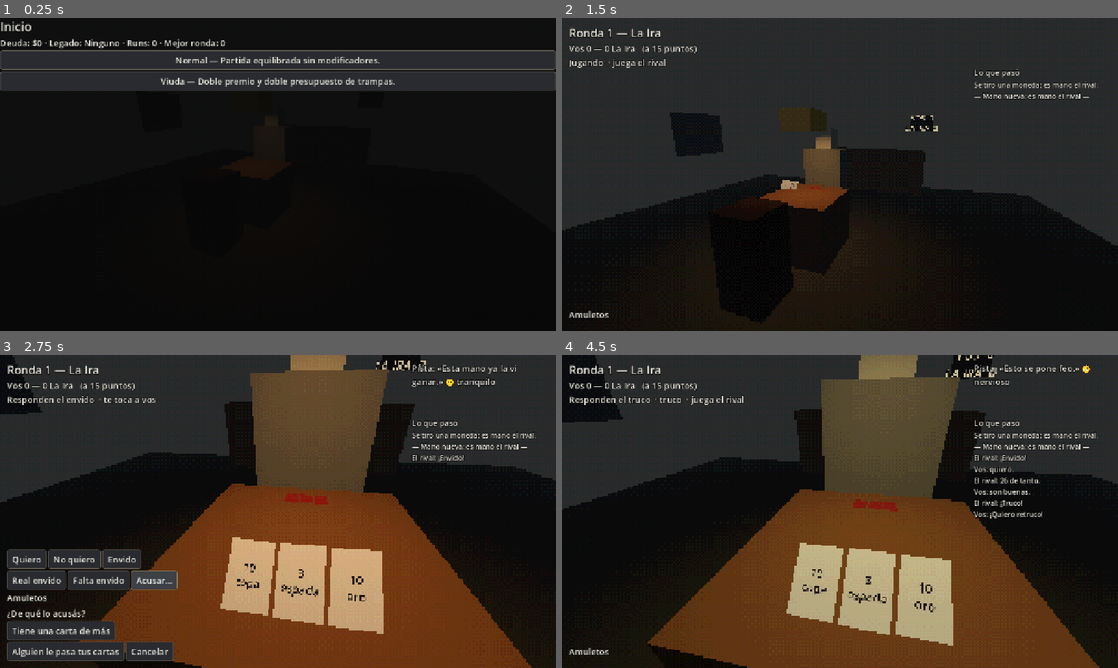
Above: before the commit, frames 1-4 (two rows, left to right).
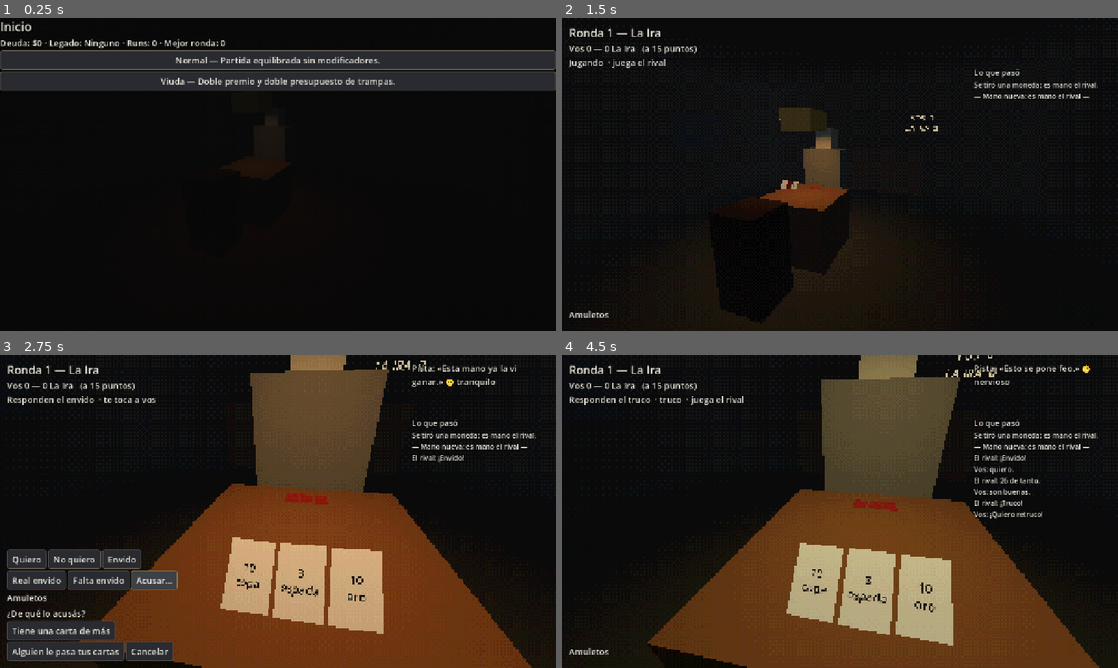
Above: after the commit, the same moments.

Repository: JoakoZarza/paye
Game: Godot game, scene res://ui/main.tscn
Two runs of this game, one before a commit and one after it. Both use one fixed random seed, a clock stepped at 60 frames per second and the inputs below.
Inputs:
- Up to frame 1 (0.25 s): no input
- Up to frame 2 (1.5 s): click "Normal — Partida equilibrada …" at 0.5 s; click "Sentarse" at 1.25 s
- Up to frame 3 (2.75 s): click "Acusar…" at 2 s
- Up to frame 4 (4.5 s): click "Quiero" at 2.75 s; click "Son buenas" at 3.5 s; click "Quiero retruco" at 4.25 s

The runs differ from the first frame. In frame 2, 40% of the frame differs, in the area x 0-100%, y 0-73%; in frame 3, 21%; in frame 4, 22%.

Commit message:
fix(world): lo de la revisión del Plan 7
Habitación visible con PS1 (shader de dos caras), la carta se redibuja
después del Marcador, un solo movimiento por carta, giro de cámara con
tope, popups que no tapan clics, PS1 en cada hueco, cámara que reintenta
si falta un marcador y presupuesto de assets con la escala de la raíz.

Co-Authored-By: Claude Opus 5.5 <noreply@anthropic.com>

Diff:
--- a/tests/world/test_assets_budget.gd
+++ b/tests/world/test_assets_budget.gd
@@ -91,13 +91,16 @@
 	assert_true(absf(bounds.position.y) <= 0.05, "%s no está apoyado en Y=0 (base en %.2f m)" % [file_name, bounds.position.y])
 
 
-## Transformación de node relativa a root (el modelo no está en el árbol de escena).
+## Transformación de node hasta el padre de root, incluida la escala de la raíz
+## (el modelo no está en el árbol de escena).
 func _transform_to(root: Node3D, node: Node3D) -> Transform3D:
 	var t := Transform3D.IDENTITY
 	var current: Node = node
-	while current != null and current != root:
+	while current != null:
 		if current is Node3D:
 			t = (current as Node3D).transform * t
+		if current == root:
+			break
 		current = current.get_parent()
 	return t
 
--- a/tests/world/test_card_3d.gd
+++ b/tests/world/test_card_3d.gd
@@ -33,3 +33,17 @@
 	watch_signals(card_3d)
 	card_3d.press()
 	assert_signal_emitted_with_parameters(card_3d, "clicked", [1])
+
+func test_el_marcador_vuelve_vieja_la_cara() -> void:
+	var card := Card.new(Card.Suit.COPA, 7)
+	var card_3d := load("res://world/card_3d.tscn").instantiate() as Card3D
+	card_3d.setup_card(card, 0, false)
+	add_child_autofree(card_3d)
+	assert_false(card_3d.face_is_stale(card))
+	var modifier := CardModifier.new()
+	modifier.new_number = 4
+	card.add_modifier(modifier)
+	assert_true(card_3d.face_is_stale(card))
+	card_3d.reveal(card)
+	assert_false(card_3d.face_is_stale(card))
+	assert_eq((card_3d.get_node("FaceLabel") as Label3D).text, "4\ncopa")
--- a/ui/main.gd
+++ b/ui/main.gd
@@ -29,6 +29,7 @@
 	view.configure(ps1)
 	add_child(view)
 	bar = (load(BAR_SCENE) as PackedScene).instantiate() as Bar3D
+	bar.ps1 = ps1
 	view.add_world(bar)
 	if ps1:
 		Ps1Material.apply(bar)
--- a/ui/screens/table_screen.gd
+++ b/ui/screens/table_screen.gd
@@ -300,6 +300,7 @@
 	for o in presenter.accuse_options():
 		_button(row, o["text"], _accuse.bind(o["accusation"])).name = o["name"]
 	_button(row, "Cancelar", _popup_close)
+	_popup_built()
 
 
 func _accuse(acc: Accusation) -> void:
@@ -353,6 +354,7 @@
 		_use_amulet(&"marker", {"card_index": card.get_selected_id(), "number": number.get_selected_id(),
 			"suit": suit.get_selected_id()}))
 	_button(row, "Cancelar", _popup_close)
+	_popup_built()
 
 
 func _show_spare() -> void:
@@ -373,6 +375,12 @@
 			args["choice"] = choice.get_selected_id()
 		_use_amulet(&"spare_deck", args))
 	_button(row, "Cancelar", _popup_close)
+	_popup_built()
+
+
+func _popup_built() -> void:
+	if world != null:
+		_let_clicks_through(_popup_box)
 
 
 func _popup_close() -> void:
--- a/world/asset_slot.gd
+++ b/world/asset_slot.gd
@@ -9,6 +9,8 @@
 @export var placeholder_inside: bool = false
 var models_dir: String = "res://assets/models/"
 var model_ext: String = ".glb"
+## Con el filtro PS1, el modelo (o el cubo) usa su material.
+var ps1 := false
 
 var _loaded_model: Node3D
 var _placeholder: MeshInstance3D
@@ -31,8 +33,10 @@
 			if _loaded_model != null:
 				add_child(_loaded_model)
 				_apply_nearest(_loaded_model)
-				return
-	_make_placeholder()
+	if _loaded_model == null:
+		_make_placeholder()
+	if ps1:
+		Ps1Material.apply(self)
 
 
 func _make_placeholder() -> void:
--- a/world/bar_3d.gd
+++ b/world/bar_3d.gd
@@ -18,6 +18,8 @@
 	"CamSeat": Vector2(-20, 0), "CamBar": Vector2(-18, 25), "CamShop": Vector2(-20, 0),
 }
 
+## Se fija antes de entrar al árbol: los huecos aplican el filtro PS1 al cargar.
+var ps1 := false
 var _slots: Dictionary = {}
 
 
@@ -55,6 +57,7 @@
 		asset_slot.position = _vector3(data["position"])
 		asset_slot.rotation.y = deg_to_rad(float(data["rotation_y"]))
 		asset_slot.placeholder_inside = bool(data.get("inside", false))
+		asset_slot.ps1 = ps1
 		add_child(asset_slot)
 		_slots[asset_key] = asset_slot
 	_add_floor()
--- a/world/camera_rig.gd
+++ b/world/camera_rig.gd
@@ -37,10 +37,10 @@
 	var name := marker_for(phase)
 	if name == target_marker:
 		return
-	target_marker = name
 	var marker := bar.marker(String(name))
 	if marker == null:
 		return
+	target_marker = name
 	if _tween != null:
 		_tween.kill()
 	if instant or not is_inside_tree():
@@ -60,7 +60,7 @@
 	if mouse_look and target_marker == &"CamSeat" and get_viewport() != null:
 		var size := get_viewport().get_visible_rect().size
 		if size.x > 0.0 and size.y > 0.0:
-			var m := get_viewport().get_mouse_position() / size * 2.0 - Vector2.ONE
+			var m := (get_viewport().get_mouse_position() / size * 2.0 - Vector2.ONE).clamp(-Vector2.ONE, Vector2.ONE)
 			wanted = Vector2(-m.x * LOOK_YAW, -m.y * LOOK_PITCH)
 	_look = _look.lerp(wanted, clampf(delta * LOOK_SMOOTH, 0.0, 1.0))
 	# Girar sobre el eje vertical del mundo y cabecear sobre el propio, para que la
--- a/world/card_3d.gd
+++ b/world/card_3d.gd
@@ -10,6 +10,9 @@
 var _card: Card
 var _revealed: bool = false
 var _hover_tween: Tween
+var _move_tween: Tween
+## Número y palo que muestra la cara.
+var _shown := Vector2i(-1, -1)
 ## Altura de reposo; la mesa la actualiza cuando mueve la carta.
 var rest_y: float = 0.0
 ## Solo las cartas de tu mano se levantan al pasar el mouse.
@@ -70,7 +73,30 @@
 		clicked.emit(card_index)
 
 
+## Mueve la carta a su lugar; un movimiento nuevo corta al anterior y al de hover.
+func move_to(pos: Vector3, rot: Vector3, seconds: float) -> void:
+	rest_y = pos.y
+	if _move_tween != null and _move_tween.is_running():
+		_move_tween.kill()
+	if _hover_tween != null and _hover_tween.is_running():
+		_hover_tween.kill()
+	if not is_inside_tree():
+		position = pos
+		rotation = rot
+		return
+	_move_tween = create_tween().set_parallel().set_trans(Tween.TRANS_QUAD).set_ease(Tween.EASE_OUT)
+	_move_tween.tween_property(self, "position", pos, seconds)
+	_move_tween.tween_property(self, "rotation", rot, seconds)
+
+
+## La cara mostrada ya no coincide con la carta (el Marcador la cambió).
+func face_is_stale(p_card: Card) -> bool:
+	return _revealed and _shown != Vector2i(p_card.effective_number(), p_card.effective_suit())
+
+
 func set_hover(on: bool) -> void:
+	if _move_tween != null and _move_tween.is_running():
+		return
 	if _hover_tween != null and _hover_tween.is_running():
 		_hover_tween.kill()
 	_hover_tween = create_tween()
@@ -80,6 +106,7 @@
 func _show_face() -> void:
 	if _card == null or not is_inside_tree():
 		return
+	_shown = Vector2i(_card.effective_number(), _card.effective_suit())
 	var texture: Texture2D = CardTextures.face(_card)
 	if texture != null:
 		var material := StandardMaterial3D.new()
--- a/world/ps1/ps1.gdshader
+++ b/world/ps1/ps1.gdshader
@@ -1,6 +1,9 @@
 shader_type spatial;
 // Material PS1: vértices que se pegan a una grilla de pantalla (tiemblan al
 // moverse), texturas sin filtro y deformación afín como en la PlayStation.
+// Dos caras: la habitación provisoria se ve desde adentro y los modelos de IA
+// a veces traen normales dadas vuelta.
+render_mode cull_disabled;
 
 uniform sampler2D albedo_texture : source_color, filter_nearest, repeat_enable;
 uniform vec4 albedo : source_color = vec4(1.0);
@@ -10,6 +13,7 @@
 // 0 = texturas correctas, 1 = deformación afín completa.
 uniform float affine_strength : hint_range(0.0, 1.0) = 0.6;
 
+// UV*w y w se interpolan con perspectiva; su cociente da la interpolación afín.
 varying vec3 affine_uv;
 
 void vertex() {
--- a/world/table_3d.gd
+++ b/world/table_3d.gd
@@ -135,21 +135,16 @@
 			Ps1Material.apply(node)
 	node.card_index = index
 	node.hoverable = hoverable
-	if reveal and not _revealed.has(card):
+	if (reveal and not _revealed.has(card)) or node.face_is_stale(card):
 		node.reveal(card)
 		_revealed[card] = true
 		if ps1:
 			Ps1Material.apply(node)
-	node.rest_y = pos.y
-	if node.position.distance_to(pos) < 0.001 and node.rotation.distance_to(rot) < 0.001:
+	# Ya está en su lugar (sin contar lo que se levanta por el hover): no se toca.
+	var at_rest := Vector3(node.position.x, node.rest_y, node.position.z)
+	if is_equal_approx(node.rest_y, pos.y) and at_rest.distance_to(pos) < 0.001 and node.rotation.distance_to(rot) < 0.001:
 		return
-	if not node.is_inside_tree():
-		node.position = pos
-		node.rotation = rot
-		return
-	var tw := node.create_tween().set_parallel().set_trans(Tween.TRANS_QUAD).set_ease(Tween.EASE_OUT)
-	tw.tween_property(node, "position", pos, MOVE_SECONDS)
-	tw.tween_property(node, "rotation", rot, MOVE_SECONDS)
+	node.move_to(pos, rot, MOVE_SECONDS)
 
 
 func _on_card_clicked(index: int) -> void:
Not shown, changed: docs/plans/2026-11-02-plan-7-mesa-3d.md
